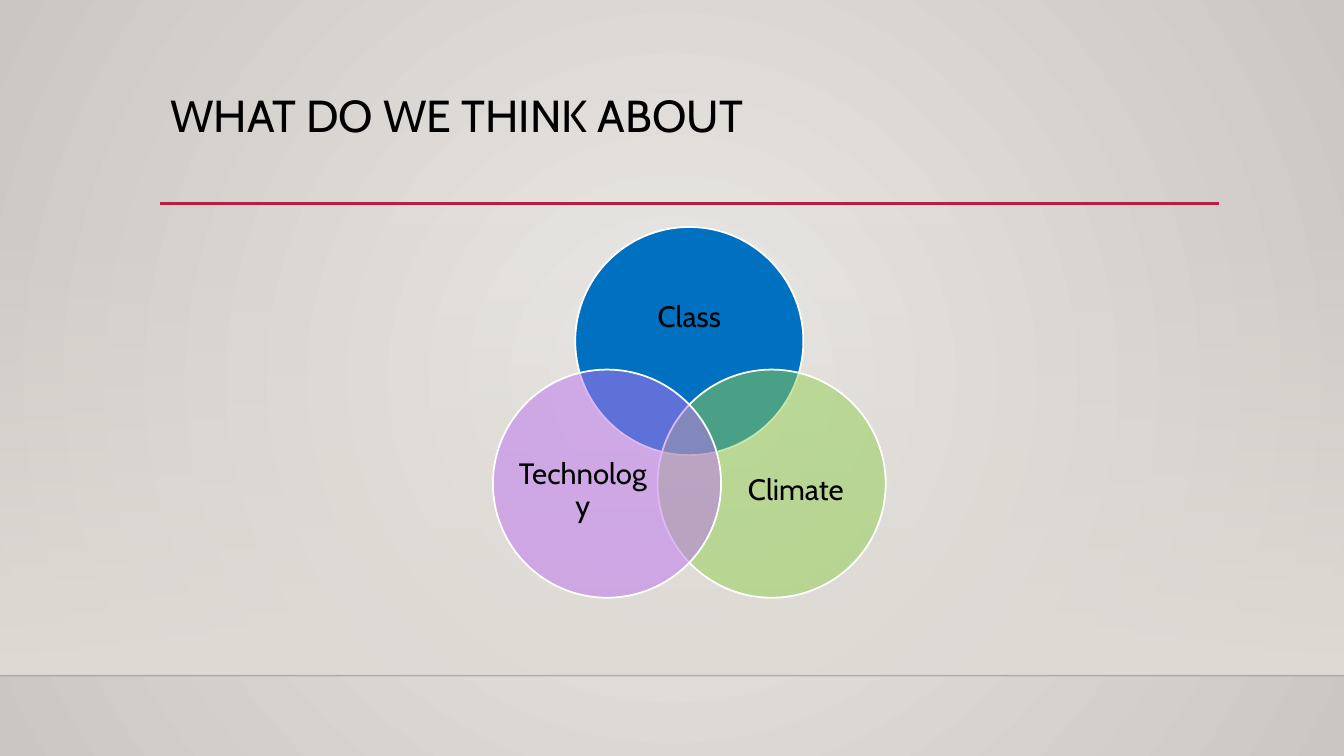
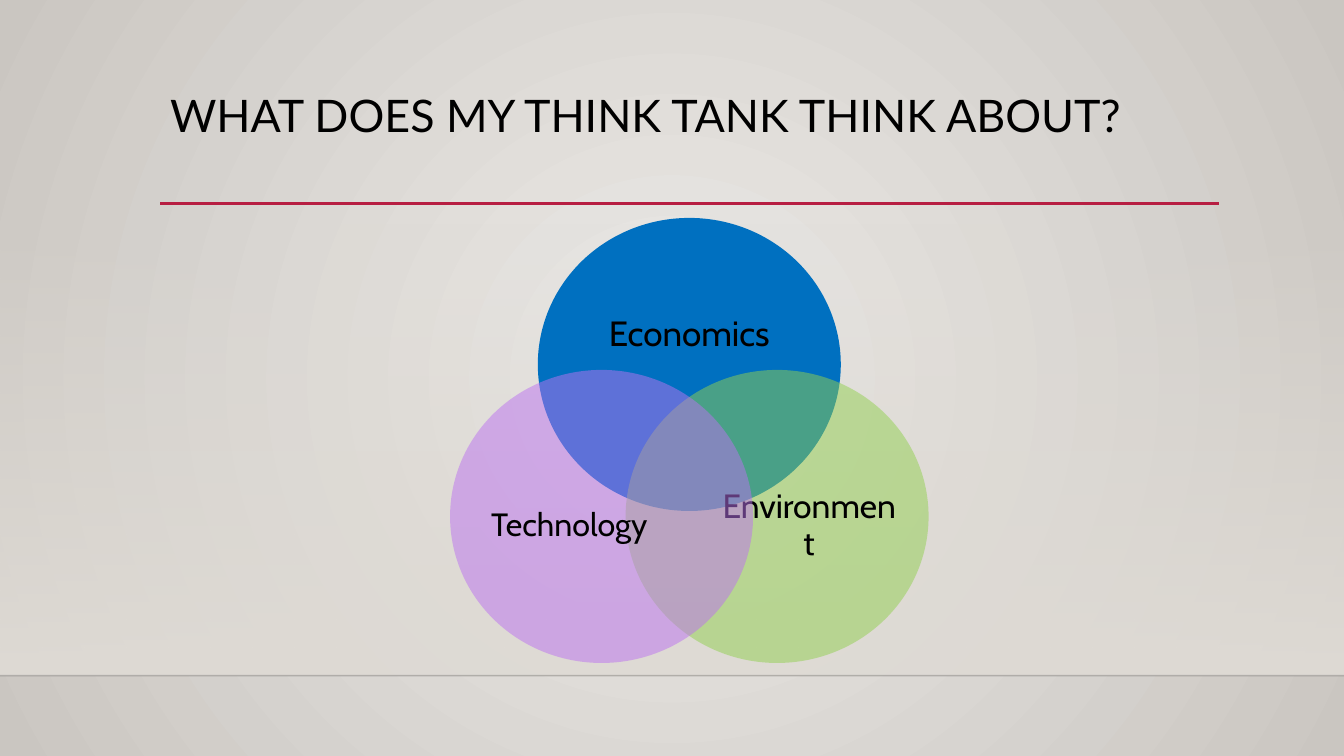
Before and after one commit to odellus/thinktank, a slide deck: slide 3 of MyThinkTank.pptx (slide 2 before the commit). Drawn at 1344x756 pixels with LibreOffice and Linux fonts; fonts in the diff are those of the drawing; background and template pictures are left out. Boxes give left, top, right and bottom in pixels: in the first picture for what was removed or moved away, otherwise in the second. Text is boxed around its words. In the diff, an @@ line names an element or a change of style, - is before the commit and + after.

Commit message:
revised version

```diff
--- a/MyThinkTank.pptx
+++ b/MyThinkTank.pptx
@@ title at <box>170,99,1121,133</box>: text changed; font Cabin to Lato @@
-WHAT DO WE THINK ABOUT
+WHAT DOES MY THINK TANK THINK ABOUT?
@@ ellipse: place and size @@
-ellipse at <box>576,227,804,455</box>
+ellipse at <box>538,218,842,511</box>
@@ text added at <box>609,321,770,347</box>, 25 pt, text #000000 @@
+Economics
@@ text removed at <box>658,305,721,328</box> @@
-Class
@@ ellipse: place and size @@
-ellipse at <box>493,370,721,598</box>
+ellipse at <box>450,370,753,663</box>
@@ outline #FFFFFF 1.25 pt to none in 3 elements at <box>538,218,842,511</box>, <box>450,370,753,663</box>, <box>626,370,930,663</box> @@
@@ ellipse: place and size @@
-ellipse at <box>657,370,885,598</box>
+ellipse at <box>626,370,930,663</box>
@@ text "Technology": place and size @@
-text "Technology" at <box>514,429,651,554</box>
+text "Technology" at <box>491,512,647,544</box>
@@ text "Technology" at <box>491,512,647,544</box>: size 21 to 23 pt @@
@@ text added at <box>719,446,900,607</box>, 24 pt, text #000000 @@
+Environment
@@ text removed at <box>748,478,844,501</box> @@
-Climate
```
Also in this commit, not shown: 4 other slides changed, 2 slides added.
